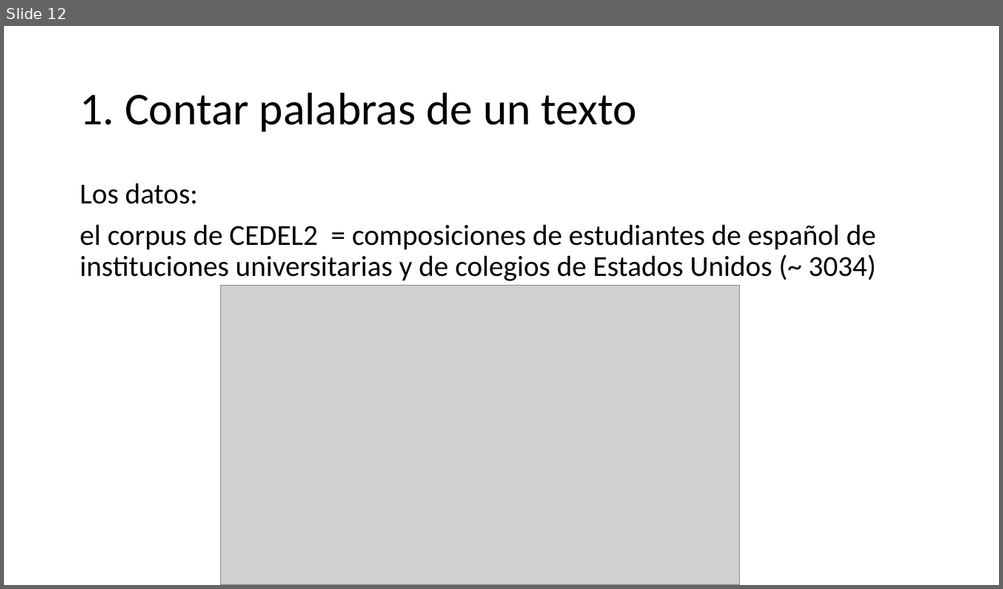
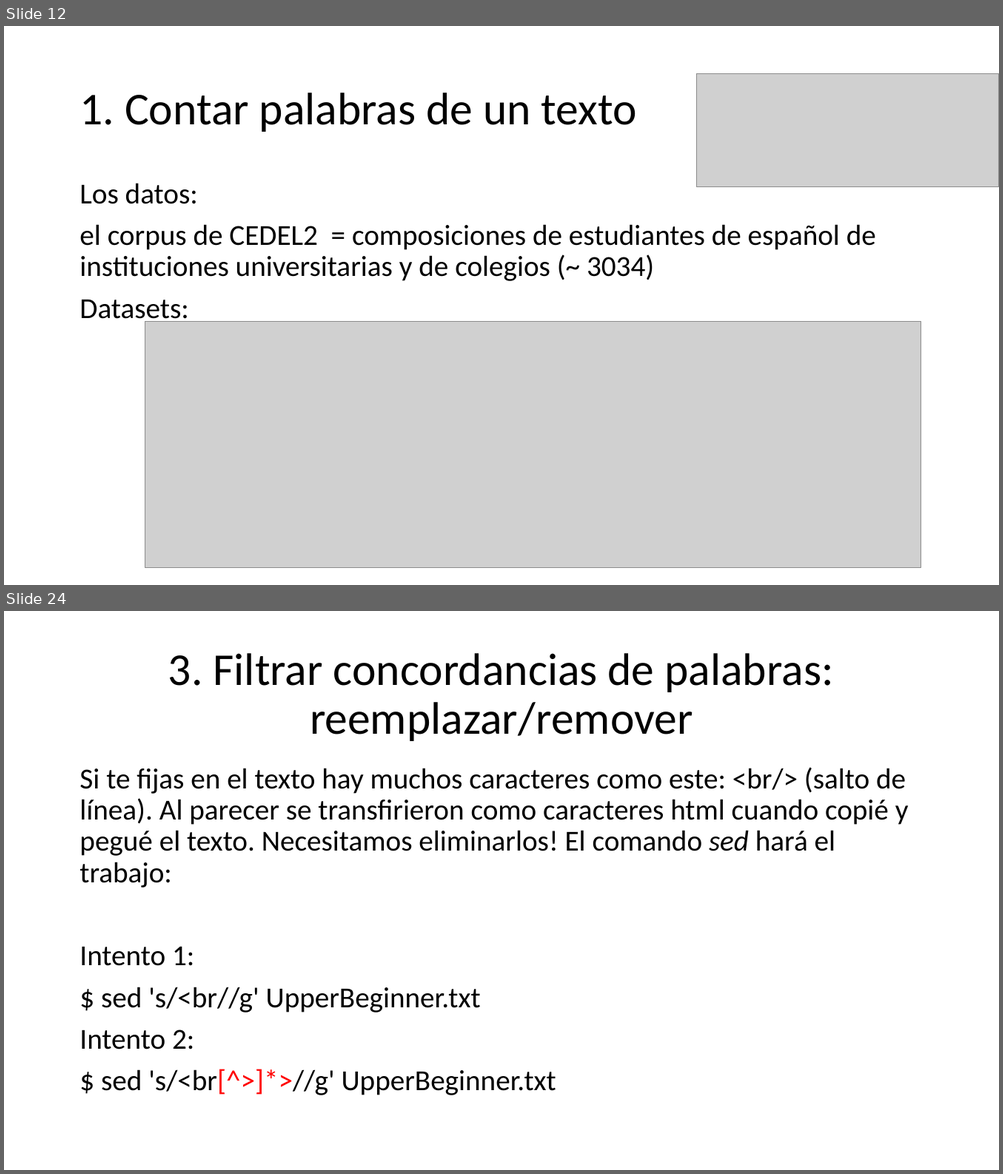
Before and after one commit to falconrr/NLP4SPanish2022, a slide deck: Week 1/Classes/Clase1.pptx. Shown one above the other, each under a label of ours: slide 12 before the commit, slides 12 and 24 after it; the slides between them are not shown. The pictures are 1003x589 and 1003x1174 pixels, drawn with LibreOffice and Linux fonts; fonts in the diff are those of the drawing; grey boxes stand for pictures. Boxes give left, top, right and bottom in pixels: in the first picture for what was removed or moved away, otherwise in the second. Text is boxed around its words. In the diff, an @@ line names an element or a change of style, - is before the commit and + after.

```diff
--- a/Week 1/Classes/Clase1.pptx
+++ b/Week 1/Classes/Clase1.pptx
@@ slide 24 added at <box>4,611,999,1170</box>, background #FFFFFF @@
@@ title added at <box>168,653,833,741</box>, 44 pt, text #000000 @@
+3. Filtrar concordancias de palabras: reemplazar/remover
@@ text added at <box>79,767,908,1096</box>, 28 pt, text #000000 @@
+Si te fijas en el texto hay muchos caracteres como este: <br/> (salto de línea). Al parecer se transfirieron como caracteres html cuando copié y pegué el texto. Necesitamos eliminarlos! El comando sed hará el trabajo:
+Intento 1:
+$ sed 's/<br//g' UpperBeginner.txt
+Intento 2:
+$ sed 's/<br[^>]*>//g' UpperBeginner.txt
@@ slide 12 changed as well @@
@@ picture added at <box>697,74,999,187</box> @@
@@ text at <box>79,224,876,326</box>: text changed @@
-el corpus de CEDEL2 = composiciones de estudiantes de español de instituciones universitarias y de colegios de Estados Unidos (~ 3034)
+el corpus de CEDEL2 = composiciones de estudiantes de español de instituciones universitarias y de colegios (~ 3034)
+Datasets:
@@ picture: place and size @@
-picture at <box>220,286,740,585</box>
+picture at <box>145,321,921,568</box>
```
Also in this commit, not shown: 3 other slides changed, 15 other slides added, 1 slide removed, 9 other files.
